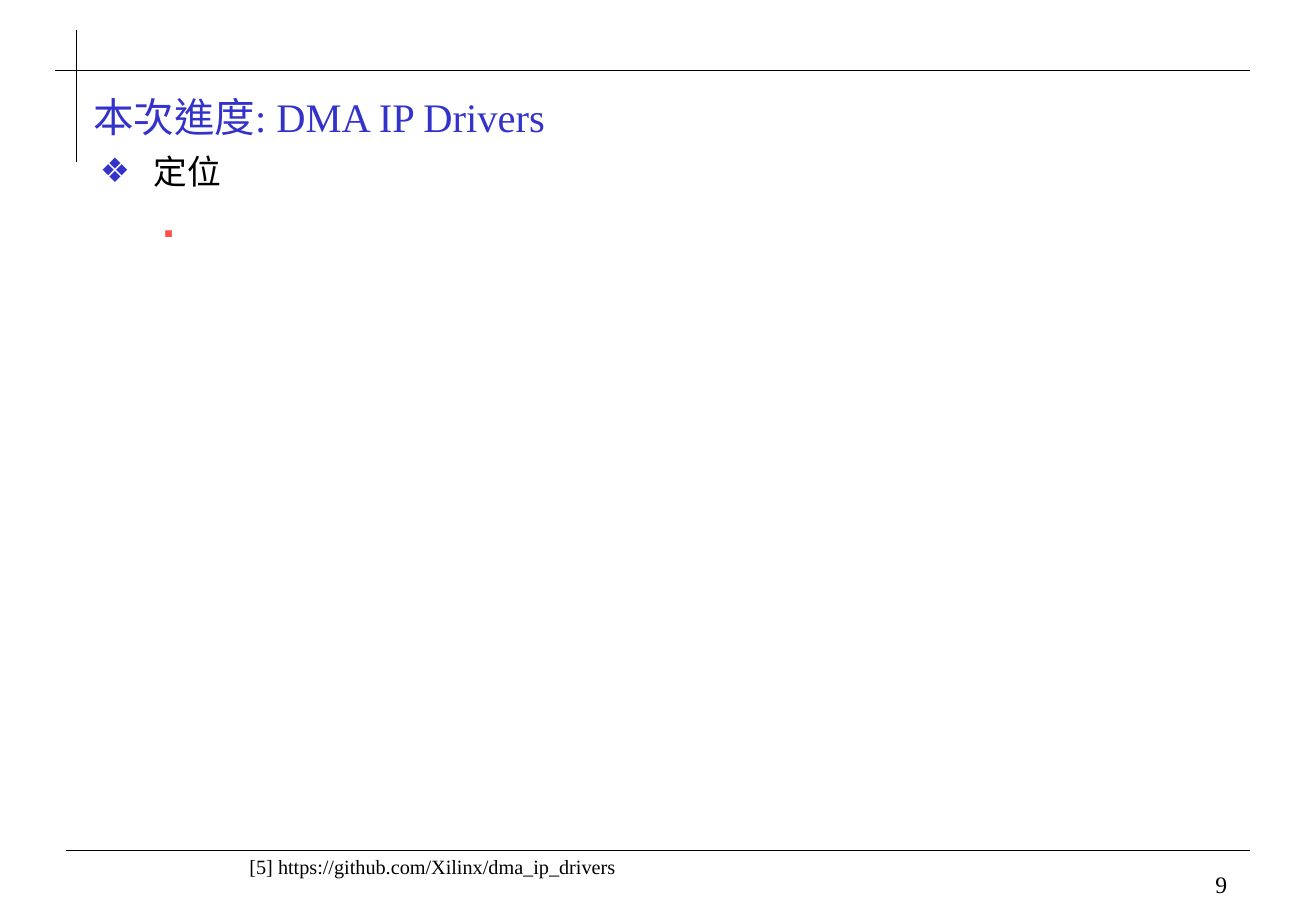
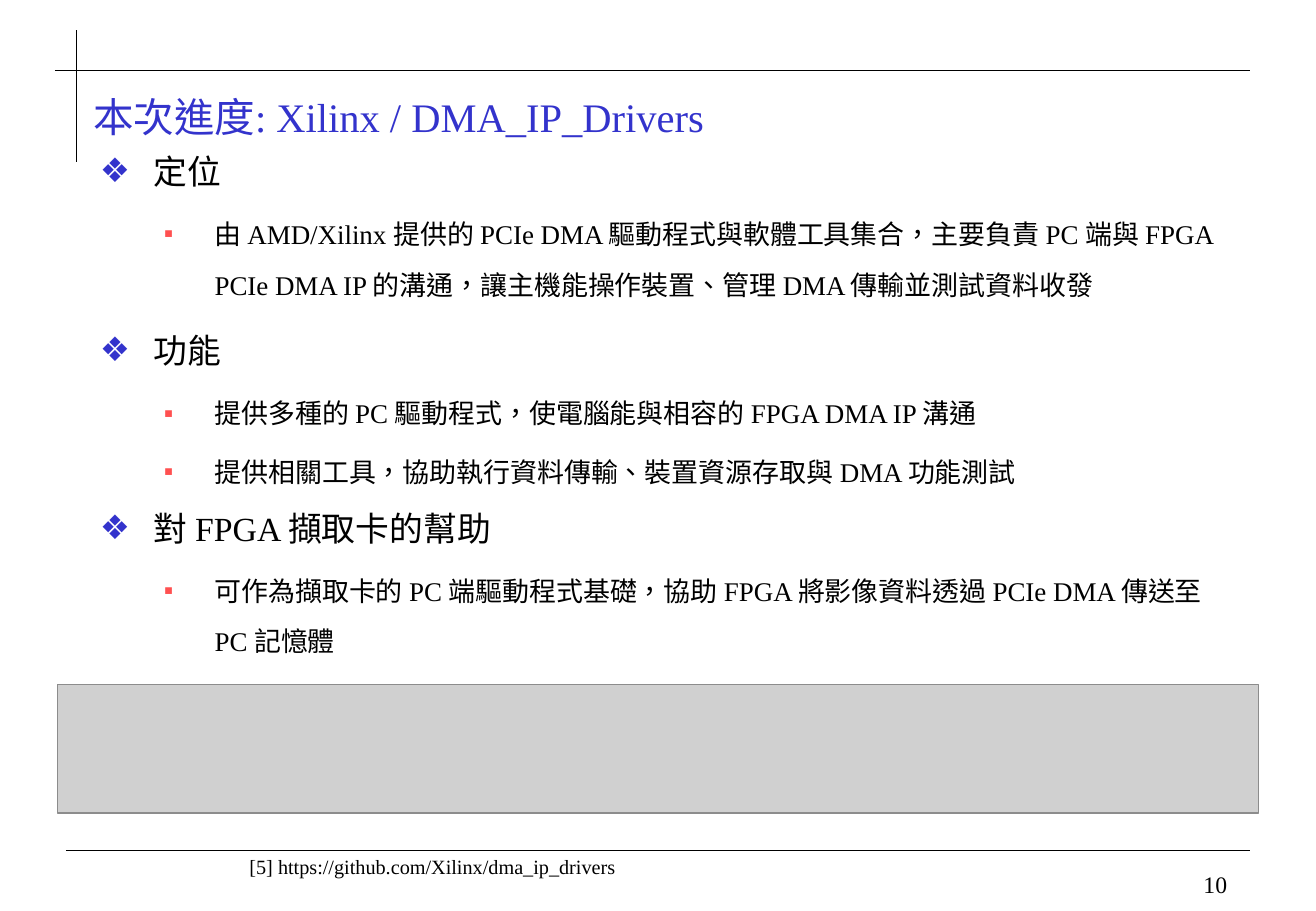
Before and after one commit to 0ilasis0/home, a slide deck: slide 10 of Onyx_進度報告_1013.pptx (slide 9 before the commit). Drawn at 1316x911 pixels with LibreOffice and Linux fonts; fonts in the diff are those of the drawing; grey boxes stand for pictures; background and template pictures are left out. Boxes give left, top, right and bottom in pixels: in the first picture for what was removed or moved away, otherwise in the second. Text is boxed around its words. In the diff, an @@ line names an element or a change of style, - is before the commit and + after.

```diff
--- a/Onyx_進度報告_1013.pptx
+++ b/Onyx_進度報告_1013.pptx
@@ title at bbox=[93, 98, 703, 138]: text changed @@
-本次進度: DMA IP Drivers
+本次進度: Xilinx / DMA_IP_Drivers
@@ text at bbox=[154, 221, 1214, 653]: paragraphs added @@
+  ▪ 由 AMD/Xilinx 提供的 PCIe DMA 驅動程式與軟體工具集合，主要負責 PC 端與 FPGA PCIe DMA IP 的溝通，讓主機能操作裝置、管理 DMA 傳輸並測試資料收發
+❖ 功能
+  ▪ 提供多種的 PC 驅動程式，使電腦能與相容的 FPGA DMA IP 溝通
+  ▪ 提供相關工具，協助執行資料傳輸、裝置資源存取與 DMA 功能測試
+❖ 對 FPGA 擷取卡的幫助
+  ▪ 可作為擷取卡的 PC 端驅動程式基礎，協助 FPGA 將影像資料透過 PCIe DMA 傳送至 PC 記憶體
@@ picture added at bbox=[57, 685, 1259, 814] @@
@@ page number at bbox=[1203, 877, 1227, 894]: text changed @@
-9
+10
```
Also in this commit, not shown: 6 other slides changed, 2 slides added, 1 slide removed, 43 other files.
